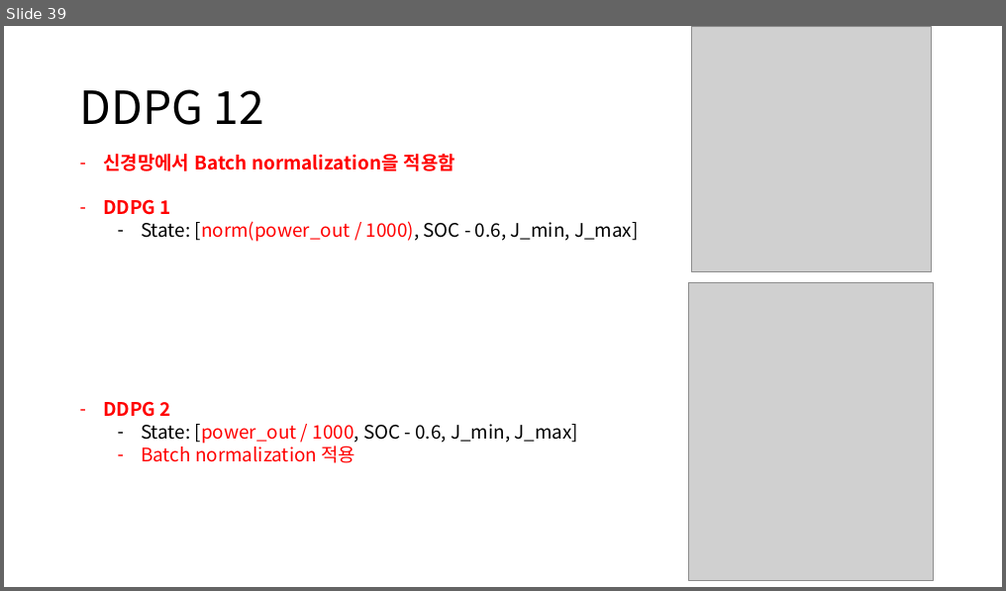
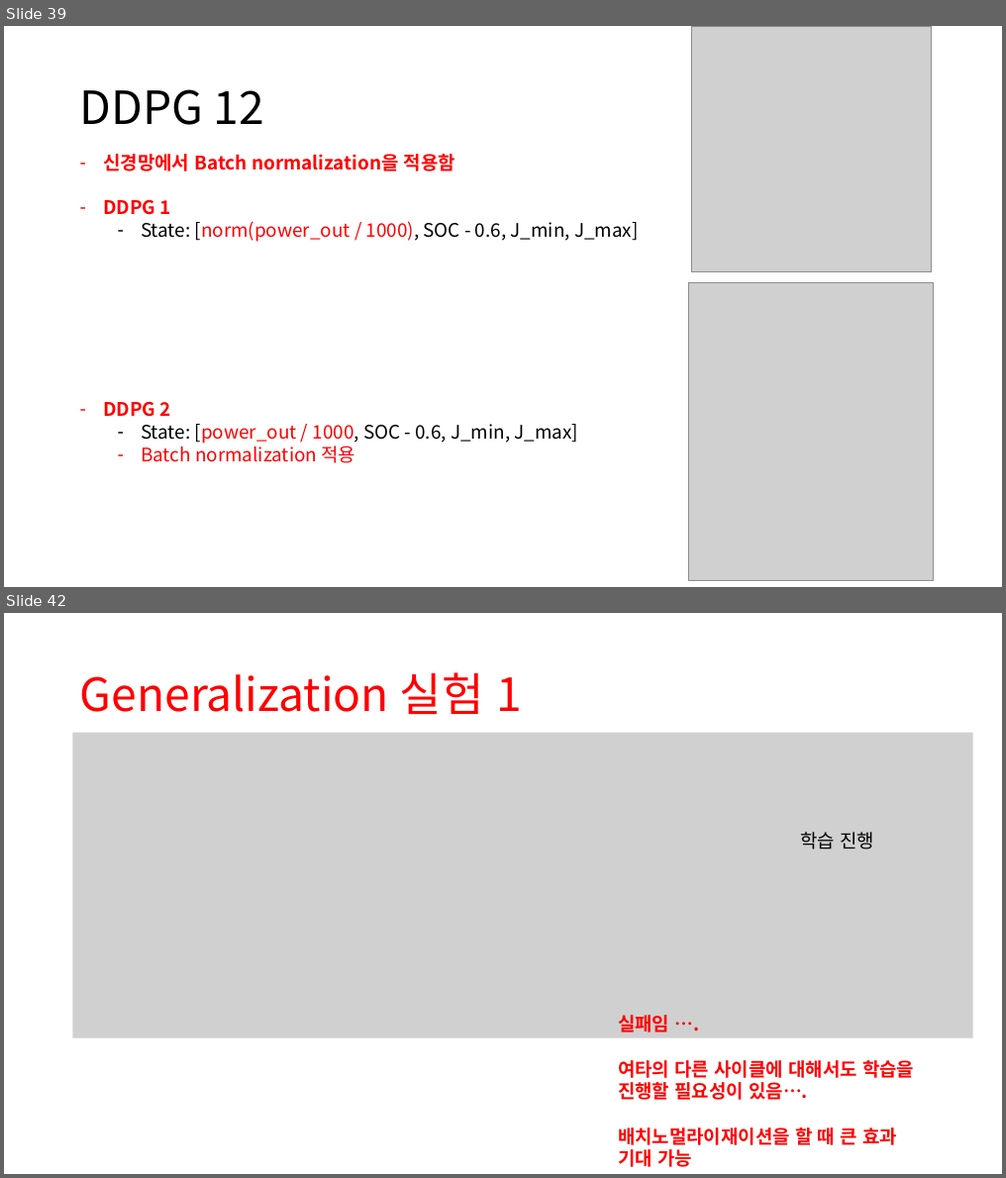
Before and after one commit to zidane89/experiment, a slide deck: 실험정리.pptx. Shown one above the other, each under a label of ours: slide 39 before the commit, slides 39 and 42 after it; the slides between them are not shown. The pictures are 1006x591 and 1006x1178 pixels, drawn with LibreOffice and Linux fonts; fonts in the diff are those of the drawing; grey boxes stand for pictures. Boxes give left, top, right and bottom in pixels: in the first picture for what was removed or moved away, otherwise in the second. Text is boxed around its words. In the diff, an @@ line names an element or a change of style, - is before the commit and + after.

```diff
--- a/실험정리.pptx
+++ b/실험정리.pptx
@@ slide 42 added at (x1=4, y1=613, x2=1002, y2=1174), background #FFFFFF @@
@@ title added at (x1=80, y1=672, x2=523, y2=714), 44 pt, text #FF0000 @@
+Generalization 실험 1
@@ picture added at (x1=73, y1=733, x2=973, y2=1039) @@
@@ text added at (x1=800, y1=832, x2=874, y2=850), 18 pt, text #000000 @@
+학습 진행
@@ text added at (x1=618, y1=1015, x2=914, y2=1167), 18 pt, text #FF0000, bold @@
+실패임 ….
+여타의 다른 사이클에 대해서도 학습을 진행할 필요성이 있음….
+배치노멀라이재이션을 할 때 큰 효과
+기대 가능
```
Also in this commit, not shown: 1 slide changed, 9 other slides added, 1 slide removed.
